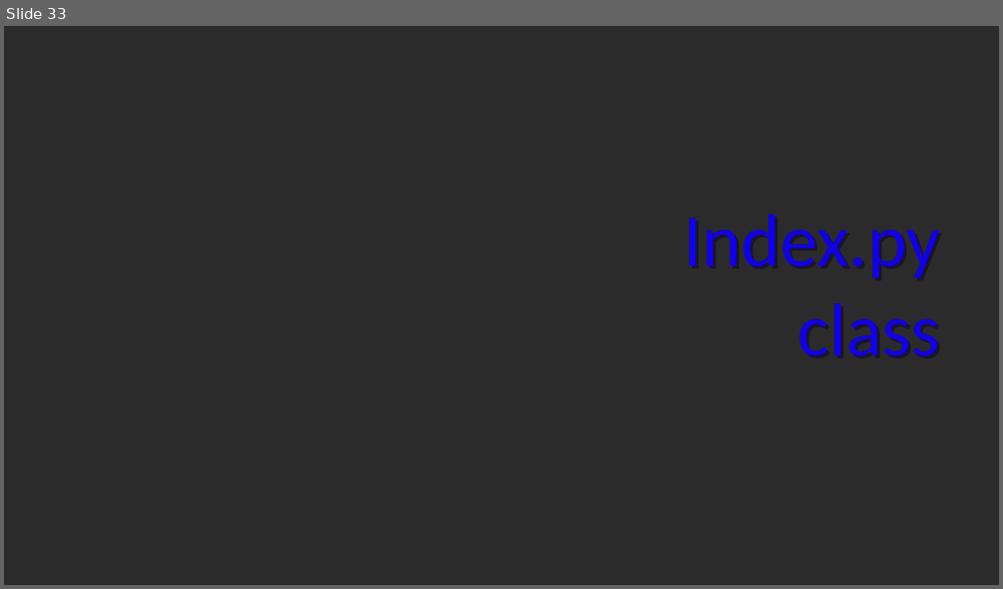
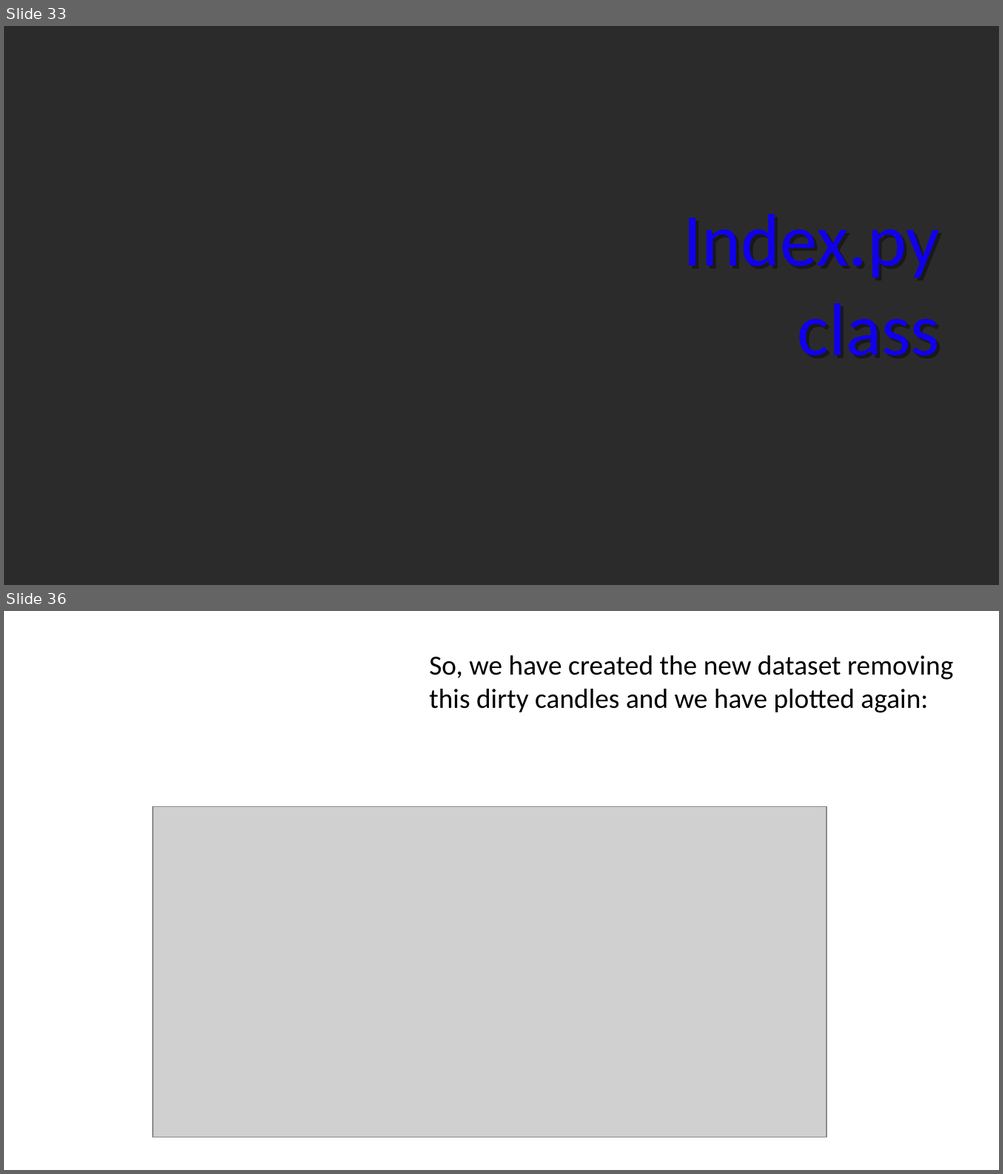
Before and after one commit to GabriM97/CryptoWolf, a slide deck: Student Presentation/Student_Presentation.odp. Shown one above the other, each under a label of ours: slide 33 before the commit, slides 33 and 36 after it; the slides between them are not shown. The pictures are 1003x589 and 1003x1174 pixels, drawn with LibreOffice and Linux fonts; fonts in the diff are those of the drawing; grey boxes stand for pictures; background and template pictures are left out; a plain dark background stands for a picture behind light text. Boxes give left, top, right and bottom in pixels: in the first picture for what was removed or moved away, otherwise in the second. Text is boxed around its words. In the diff, an @@ line names an element or a change of style, - is before the commit and + after.

```diff
--- a/Student Presentation/Student_Presentation.odp
+++ b/Student Presentation/Student_Presentation.odp
@@ slide 36 added at (x1=4, y1=611, x2=999, y2=1170), background picture (left out) @@
@@ text added at (x1=429, y1=655, x2=953, y2=713), 20 pt, text #000000 @@
+So, we have created the new dataset removing this dirty candles and we have plotted again:
@@ picture added at (x1=153, y1=807, x2=826, y2=1137) @@
```
Also in this commit, not shown: 10 slides changed, 1 other slide added, 3 other files.
